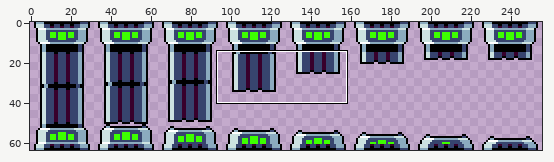
Sprite sheet: Art/BackgroundObjects/DoorOpen.png. The picture above shows the old version from afar; the outline marks the close-up.
Close-up. As it was:
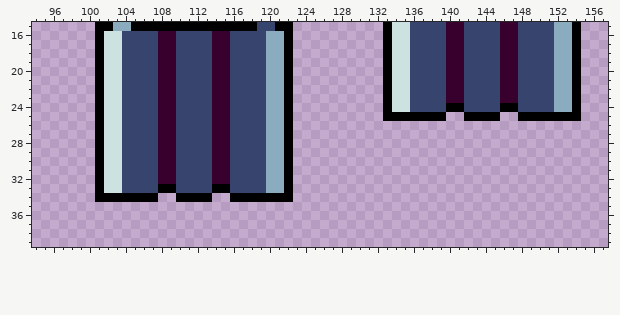
The file is 256x64 pixels. Pixels under 10% opacity are left out. Shown: x 94..157, y 15..39.
After:
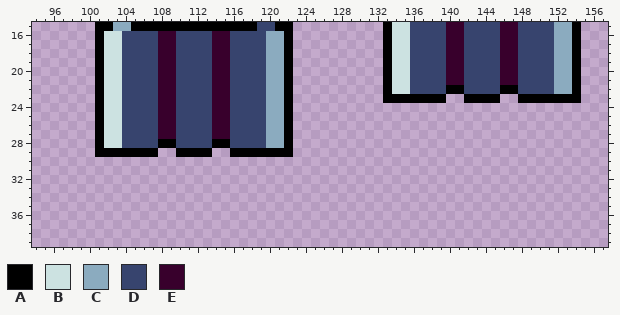
Palette (. is transparent): A #000000  B #cce2e1  C #8babbf  D #37446e  E #38002c
Difference:
The author changed colour B to colour A in row 23 at x 134 to 135; in row 29 at x 102 to 103.
The author changed colour C to colour A in row 23 at x 152 to 153; in row 29 at x 120 to 121.
The author changed colour D to colour A in row 23 at x 136 to 139, 142 to 145 and 148 to 151; in row 29 at x 104 to 107, 110 to 113 and 116 to 119.
The author changed colour E to colour A in row 22 at x 140 to 141 and 146 to 147; in row 28 at x 108 to 109 and 114 to 115.
Colour A is removed in row 24 at x 133, 140 to 141, 146 to 147 and 154; in row 25 at x 133 to 139, 142 to 145 and 148 to 154; in rows 30 to 32 at x 101 and 122; in row 33 at x 101, 108 to 109, 114 to 115 and 122; in row 34 at x 101 to 107, 110 to 113 and 116 to 122.
Colour B is removed in row 24 at x 134 to 135; in rows 30 to 33 at x 102 to 103.
Colour C is removed in row 24 at x 152 to 153; in rows 30 to 33 at x 120 to 121.
Colour D is removed in row 24 at x 136 to 139, 142 to 145 and 148 to 151; in rows 30 to 33 at x 104 to 107, 110 to 113 and 116 to 119.
Colour E is removed in row 23 at x 140 to 141 and 146 to 147; in rows 29 to 32 at x 108 to 109 and 114 to 115.
Changed places in both close-ups, as pixel boxes (x1, y1, x2, y2):
changed: (383, 85, 581, 121)
changed: (95, 139, 293, 202)
